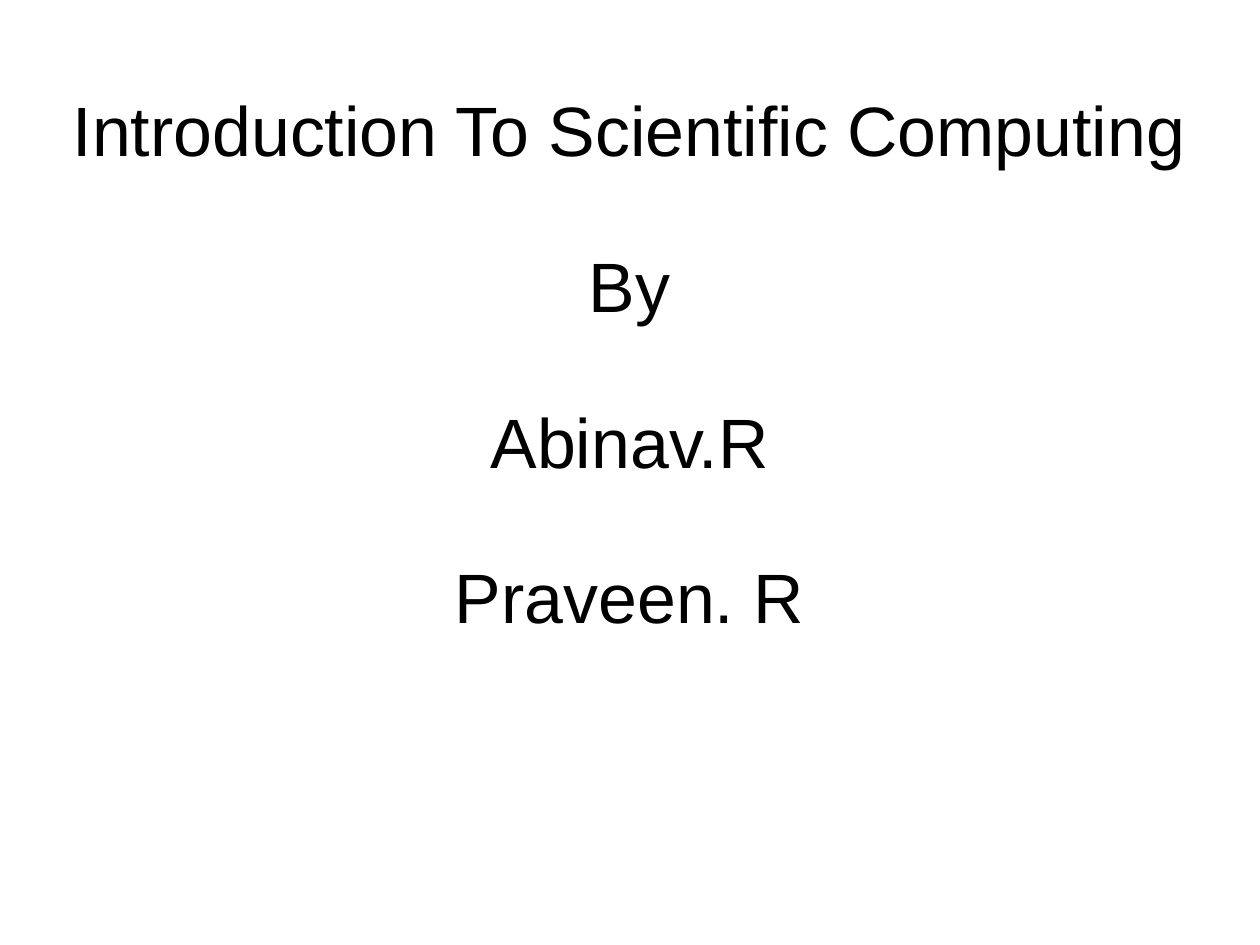
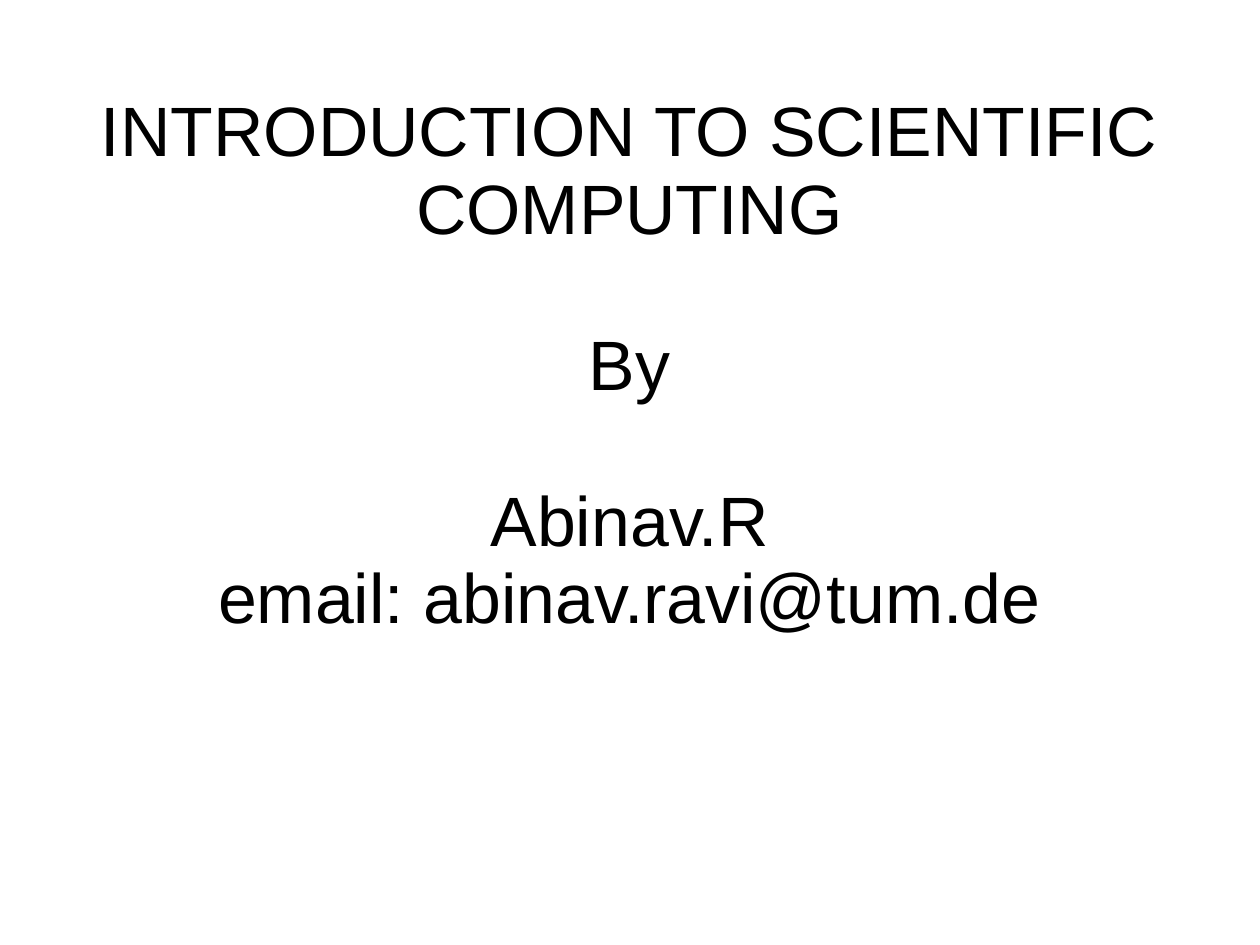
Before and after one commit to a-parida12/NumericalMethods, a slide deck: slide 1 of Slides/Theory.ppt. Drawn at 1260x945 pixels with LibreOffice and Linux fonts; fonts in the diff are those of the drawing. Boxes give left, top, right and bottom in pixels: in the first picture for what was removed or moved away, otherwise in the second. Text is boxed around its words. In the diff, an @@ line names an element or a change of style, - is before the commit and + after.

```diff
--- a/Slides/Theory.ppt
+++ b/Slides/Theory.ppt
@@ title at (x1=101, y1=107, x2=1157, y2=633): text changed @@
-Introduction To Scientific Computing
-By
-Abinav.R
-Praveen. R
+INTRODUCTION TO SCIENTIFIC COMPUTING
+By
+Abinav.R
+email: abinav.ravi@tum.de
```
Also in this commit, not shown: 27 other slides changed, 5 slides added, 10 slides removed, 1 other file.
